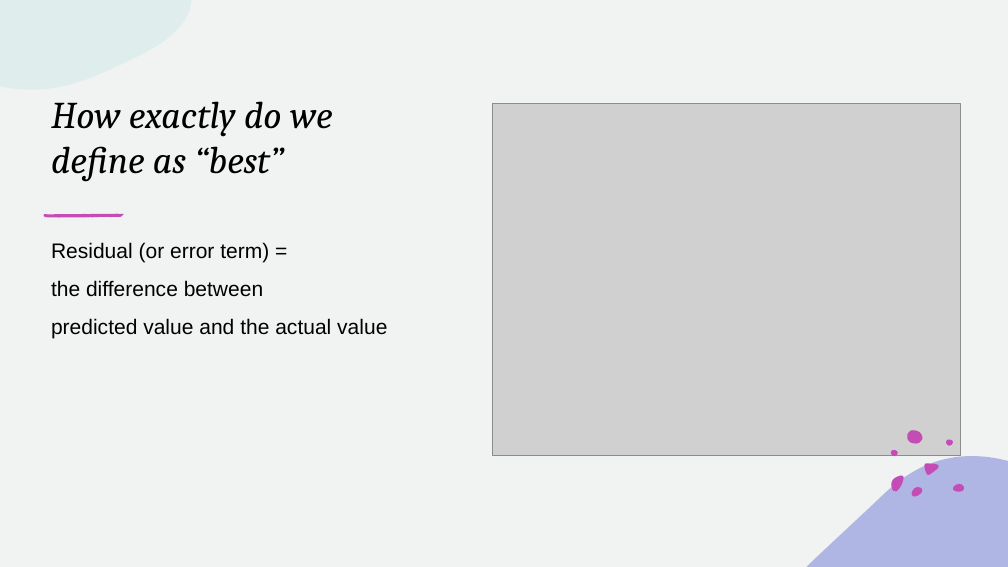
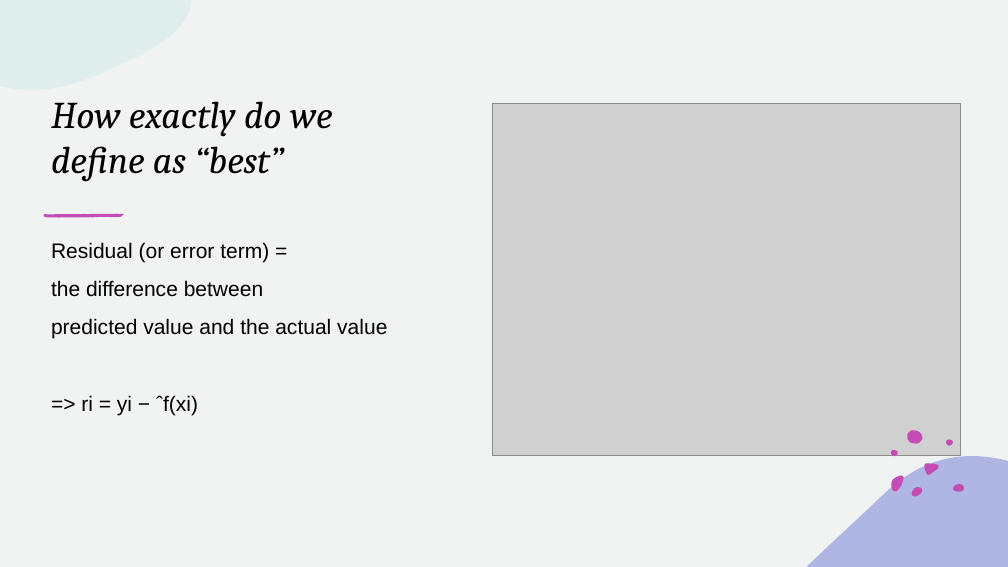
Before and after one commit to tnguyen7s/ai-cloud-club-semo, a slide deck: slide 12 of pp/regression01.pptx (slide 11 before the commit). Drawn at 1008x567 pixels with LibreOffice and Linux fonts; fonts in the diff are those of the drawing; grey boxes stand for pictures. Boxes give left, top, right and bottom in pixels: in the first picture for what was removed or moved away, otherwise in the second. Text is boxed around its words. In the diff, an @@ line names an element or a change of style, - is before the commit and + after.

```diff
--- a/pp/regression01.pptx
+++ b/pp/regression01.pptx
@@ text at (x1=81, y1=395, x2=198, y2=415): paragraph added @@
+=> ri = yi − ˆf(xi)
```
Also in this commit, not shown: 3 other slides changed, 2 slides added, 1 other file.
